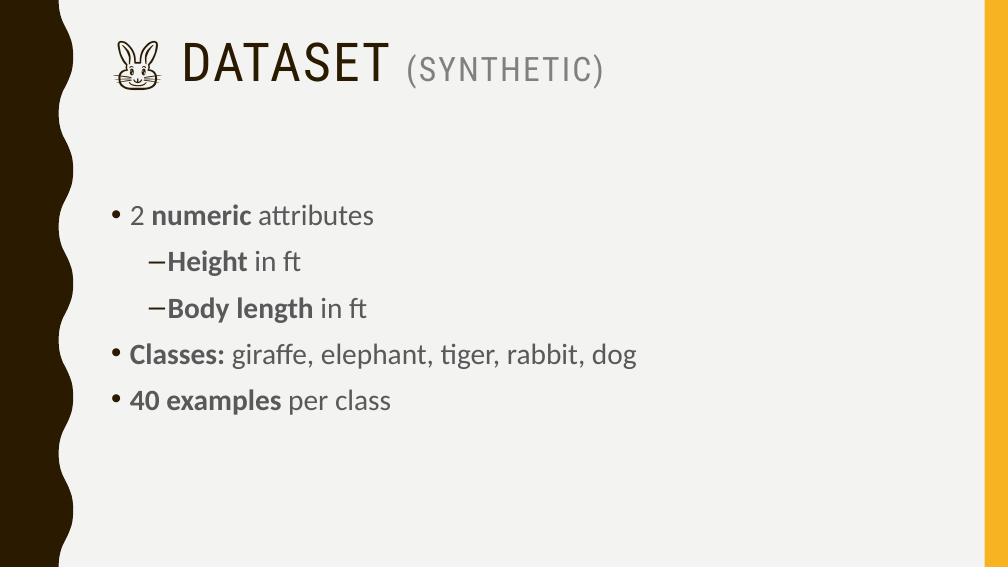
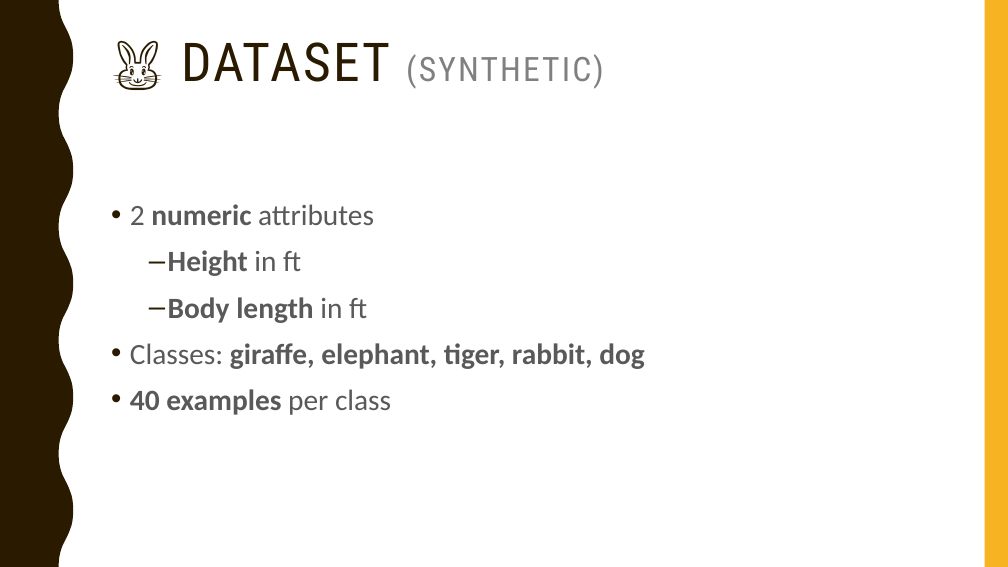
Before and after one commit to gururaj-shriram/ece548-machine-learning, a slide deck: slide 10 of proj1/presentation/pres.pptx. Drawn at 1008x567 pixels with LibreOffice and Linux fonts; fonts in the diff are those of the drawing. Boxes give left, top, right and bottom in pixels: in the first picture for what was removed or moved away, otherwise in the second. Text is boxed around its words. In the diff, an @@ line names an element or a change of style, - is before the commit and + after.

```diff
--- a/proj1/presentation/pres.pptx
+++ b/proj1/presentation/pres.pptx
@@ background #F3F3F2 to #FFFFFF @@
@@ text at <box>130,343,644,369</box>: bold off in "Classes:"; bold on in "giraffe, elephant, tiger, rabbit, dog" @@
```
Also in this commit, not shown: 30 other slides changed, 2 slides added.
